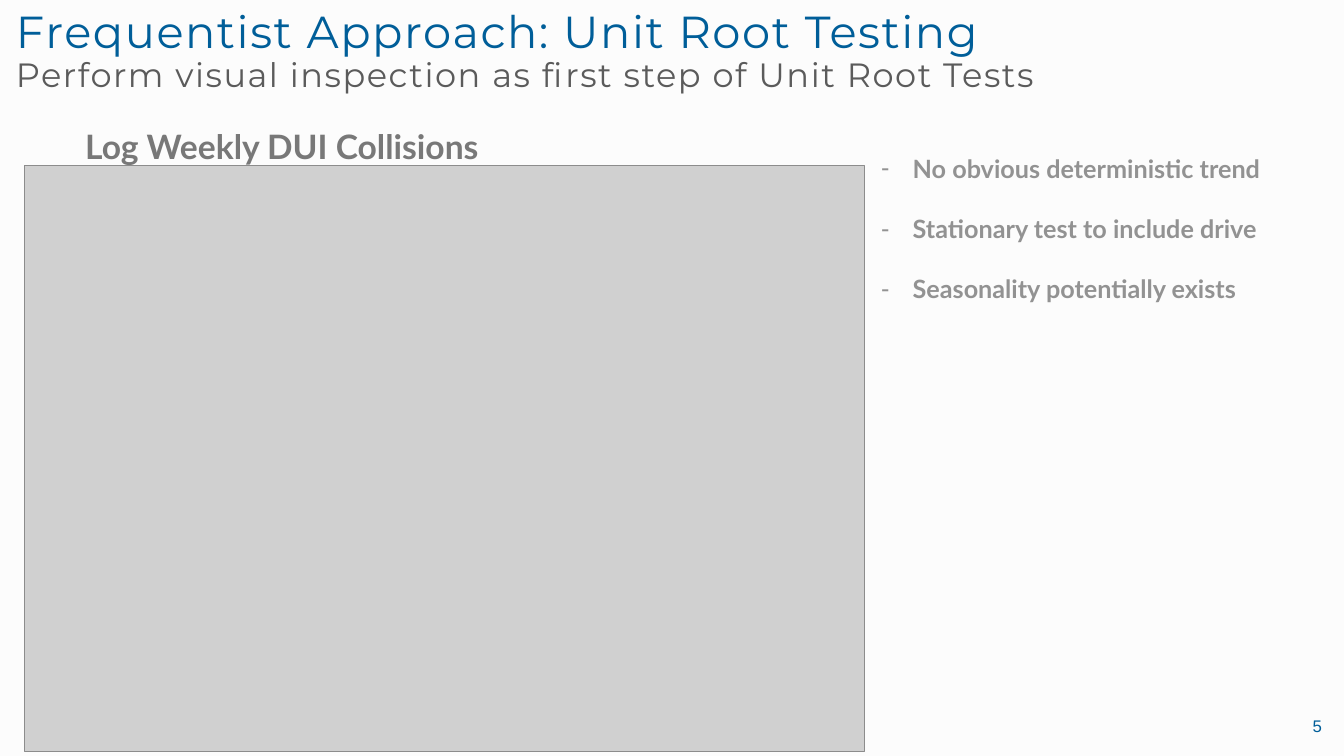
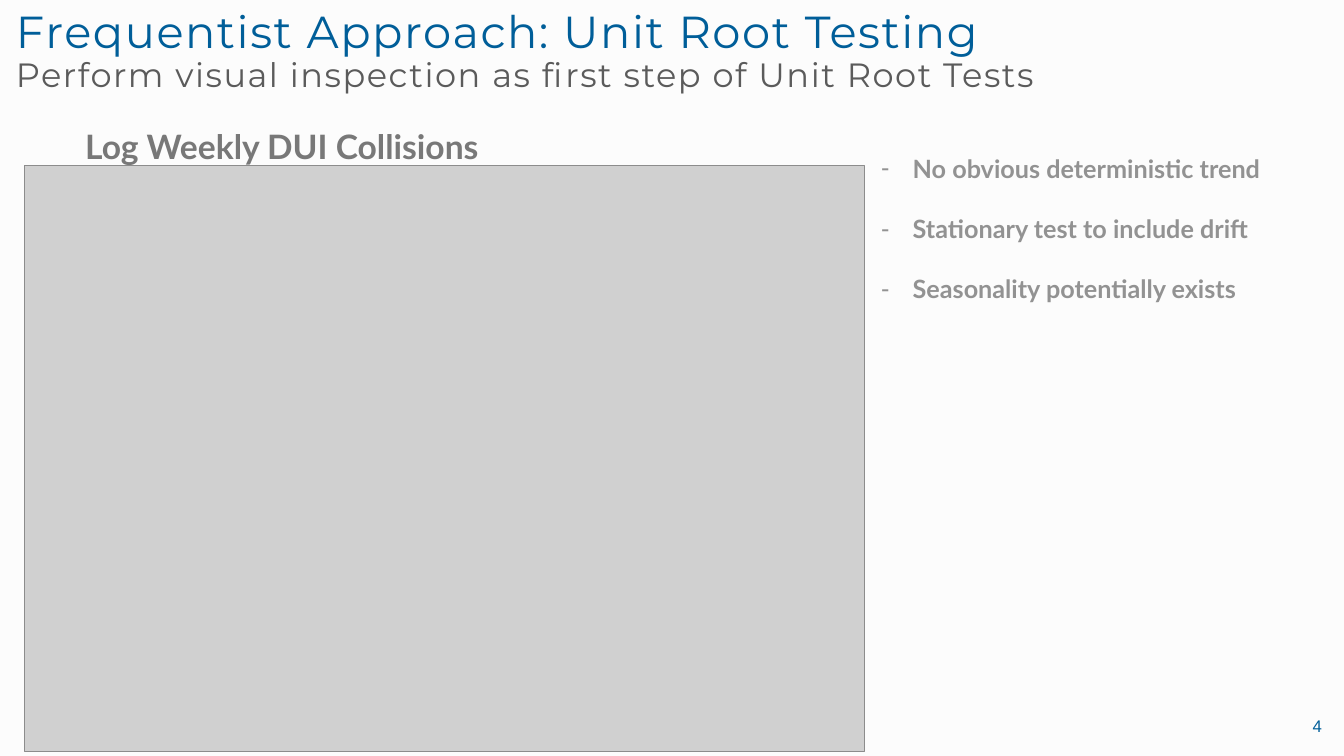
Before and after one commit to landonme/Lowering-BAC-Bayesian-vs.-Frequentist, a slide deck: slide 4 of final presentation.pptx (slide 5 before the commit). Drawn at 1344x756 pixels with LibreOffice and Linux fonts; fonts in the diff are those of the drawing; grey boxes stand for pictures. Boxes give left, top, right and bottom in pixels: in the first picture for what was removed or moved away, otherwise in the second. Text is boxed around its words. In the diff, an @@ line names an element or a change of style, - is before the commit and + after.

```diff
--- a/final presentation.pptx
+++ b/final presentation.pptx
@@ text at bbox=[913, 219, 1248, 242]: text changed @@
-– Stationary test to include drive
+– Stationary test to include drift
@@ page number at bbox=[1313, 720, 1322, 732]: text changed @@
-5
+4
```
Also in this commit, not shown: 4 other slides changed, 5 slides added, 1 slide removed, 1 other file.
